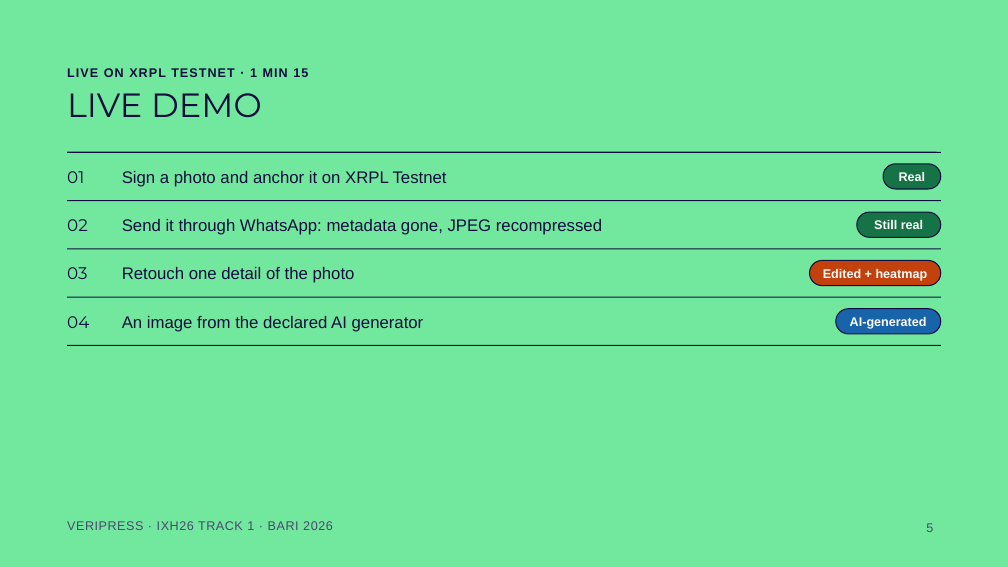
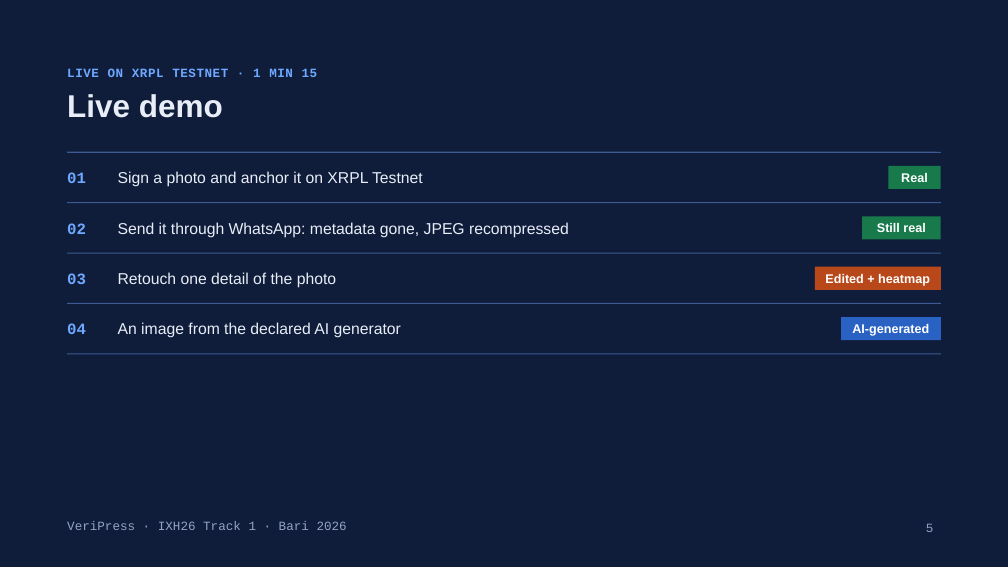
Before and after one commit to noegng/VeriPress, a slide deck: slide 5 of docs/VeriPress-pitch.pptx. Drawn at 1008x567 pixels with LibreOffice and Linux fonts; fonts in the diff are those of the drawing. Boxes give left, top, right and bottom in pixels: in the first picture for what was removed or moved away, otherwise in the second. Text is boxed around its words. In the diff, an @@ line names an element or a change of style, - is before the commit and + after.

Commit message:
Pitch v2: dark duochrome template, crypto-first cover with a real Testnet proof, script retimed (3:00)

```diff
--- a/docs/VeriPress-pitch.pptx
+++ b/docs/VeriPress-pitch.pptx
@@ background #72E89E to #0F1D3A @@
@@ text "LIVE ON XRPL TESTNET · ..." at bbox=[67, 68, 318, 77]: font Arial to Courier New, text colour #100D3F to #6EA8FF, letter spacing 1 to 0.5 pt @@
@@ title at bbox=[67, 94, 223, 118]: text changed; size 32 to 30 pt; font Montserrat to Arial; text colour #100D3F to #E8EDF7; bold on @@
-LIVE DEMO
+Live demo
@@ line (67, 152) - (941, 152): stroke #100D3F 1 pt to #3D5A92 1 pt @@
@@ rectangle "Real" at bbox=[889, 166, 941, 189]: text colour #FDFCF9 to #FFFFFF; rounded rectangle to rectangle; fill #157347 to #187A4B; outline #100D3F 1 pt to none @@
@@ rectangle "Real": place and size @@
-rectangle "Real" at bbox=[883, 164, 941, 189]
+rectangle "Real" at bbox=[889, 166, 941, 189]
@@ line (67, 203) - (941, 203): stroke #100D3F 1 pt to #3D5A92 1 pt @@
@@ rectangle "Still real": place and size @@
-rectangle "Still real" at bbox=[857, 212, 941, 237]
+rectangle "Still real" at bbox=[862, 216, 941, 240]
@@ rectangle "Still real" at bbox=[862, 216, 941, 240]: text colour #FDFCF9 to #FFFFFF; rounded rectangle to rectangle; fill #157347 to #187A4B; outline #100D3F 1 pt to none @@
@@ line (67, 253) - (941, 253): stroke #100D3F 1 pt to #3D5A92 1 pt @@
@@ rectangle "Edited + heatmap": place and size @@
-rectangle "Edited + heatmap" at bbox=[810, 260, 941, 285]
+rectangle "Edited + heatmap" at bbox=[815, 267, 941, 290]
@@ rectangle "Edited + heatmap" at bbox=[815, 267, 941, 290]: text colour #FDFCF9 to #FFFFFF; rounded rectangle to rectangle; fill #C2410C to #B8481A; outline #100D3F 1 pt to none @@
@@ size 16 to 15 pt, font Montserrat to Courier New, text colour #100D3F to #6EA8FF, bold on in 4 elements at bbox=[67, 172, 86, 183], bbox=[67, 223, 86, 234], bbox=[67, 273, 86, 284], bbox=[67, 323, 86, 334] @@
@@ 2 lines, 1 text: place and size @@
-2 lines, 1 text at bbox=[67, 249, 941, 328]
+2 lines, 1 text at bbox=[67, 253, 941, 334]
@@ line (67, 303) - (941, 303): stroke #100D3F 1 pt to #3D5A92 1 pt @@
@@ size 16 to 15 pt, text colour #100D3F to #E8EDF7 in 4 elements at bbox=[118, 171, 423, 187], bbox=[118, 222, 569, 238], bbox=[118, 272, 336, 288], bbox=[118, 322, 401, 338] @@
@@ rectangle "AI-generated": place and size @@
-rectangle "AI-generated" at bbox=[836, 309, 941, 333]
+rectangle "AI-generated" at bbox=[841, 317, 941, 340]
@@ rectangle "AI-generated" at bbox=[841, 317, 941, 340]: text colour #FDFCF9 to #FFFFFF; rounded rectangle to rectangle; fill #1864AB to #2A62C4; outline #100D3F 1 pt to none @@
@@ line moved from (67, 346) - (941, 346) to (67, 354) - (941, 354) @@
@@ line (67, 354) - (941, 354): stroke #100D3F 1 pt to #3D5A92 1 pt @@
@@ text at bbox=[67, 521, 347, 530]: text changed; font Arial to Courier New; text colour #4A4770 to #93A3C2 @@
-VERIPRESS · IXH26 TRACK 1 · BARI 2026
+VeriPress · IXH26 Track 1 · Bari 2026
@@ page number at bbox=[926, 524, 934, 532]: font Arial to Courier New, text colour #4A4770 to #93A3C2 @@
```
Also in this commit, not shown: 4 other slides changed, 1 slide added, 1 slide removed, 1 other file.
